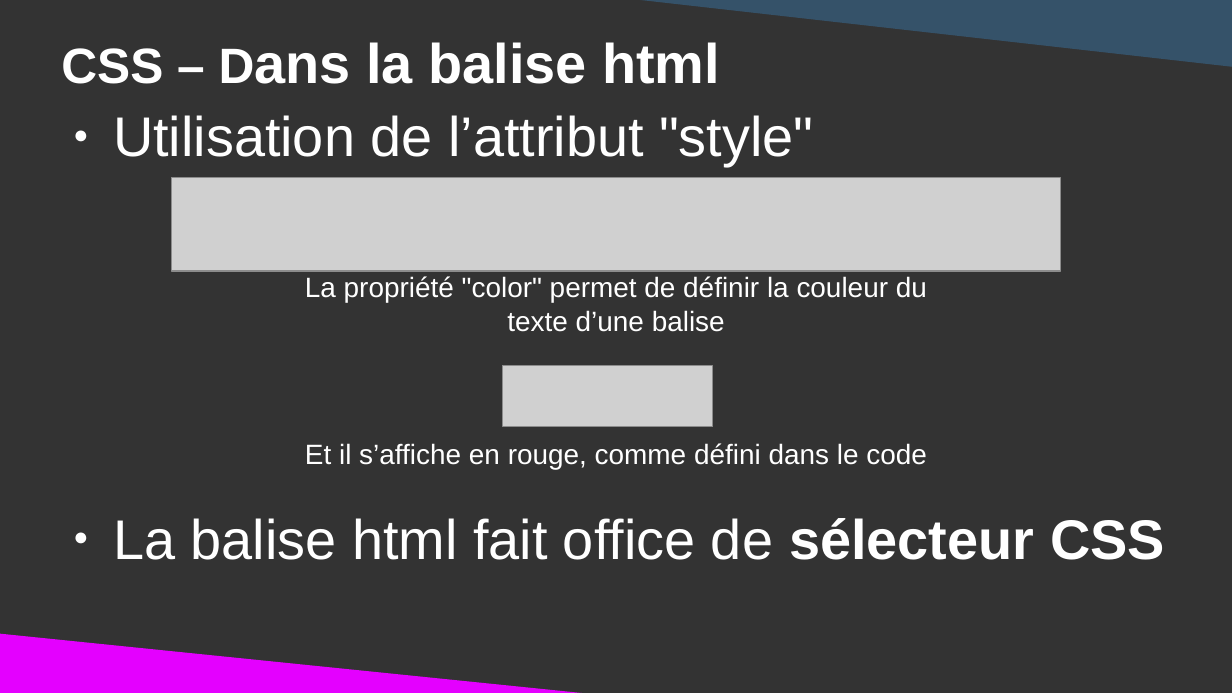
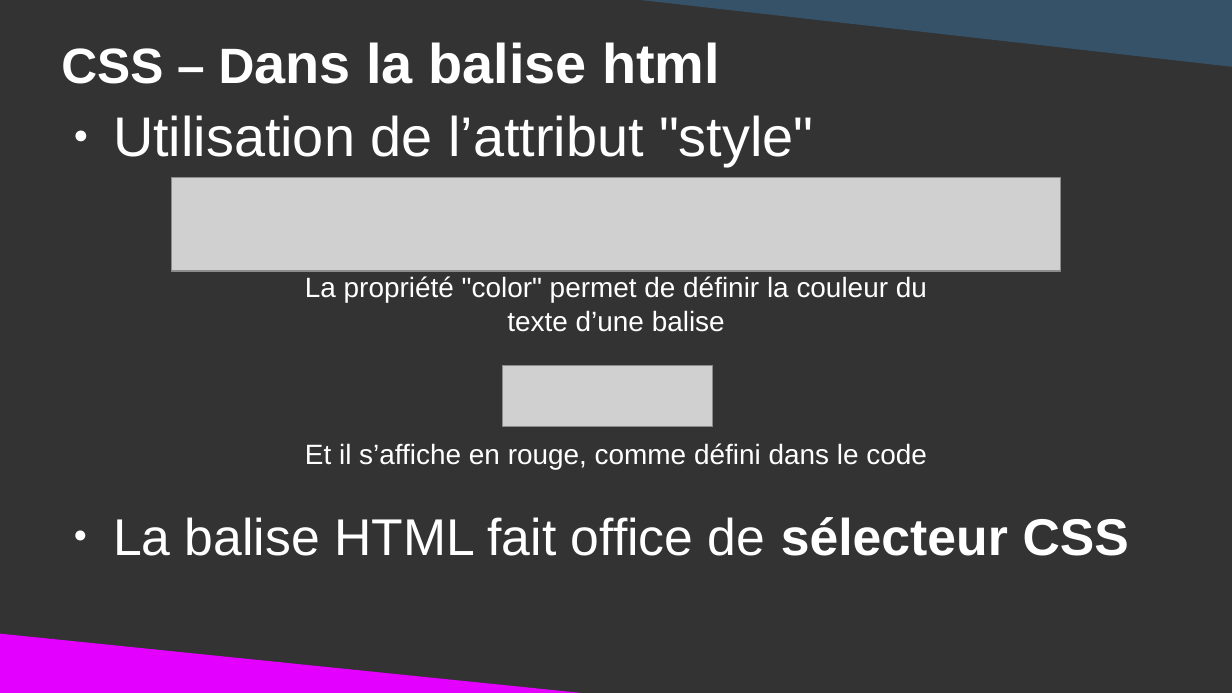
Before and after one commit to DanYellow/cours, a slide deck: slide 14 of integration-web-s1/travaux-pratiques/numero-3/presentation.odp (slide 13 before the commit). Drawn at 1232x693 pixels with LibreOffice and Linux fonts; fonts in the diff are those of the drawing; grey boxes stand for pictures. Boxes give left, top, right and bottom in pixels: in the first picture for what was removed or moved away, otherwise in the second. Text is boxed around its words. In the diff, an @@ line names an element or a change of style, - is before the commit and + after.

```diff
--- a/integration-web-s1/travaux-pratiques/numero-3/presentation.odp
+++ b/integration-web-s1/travaux-pratiques/numero-3/presentation.odp
@@ text at <box>113,517,1129,556</box>: text changed; size 36 to 33.3 pt @@
-● La balise html fait office de sélecteur CSS
+● La balise HTML fait office de sélecteur CSS
```
Also in this commit, not shown: 17 other slides changed, 1 slide added, 6 other files.
